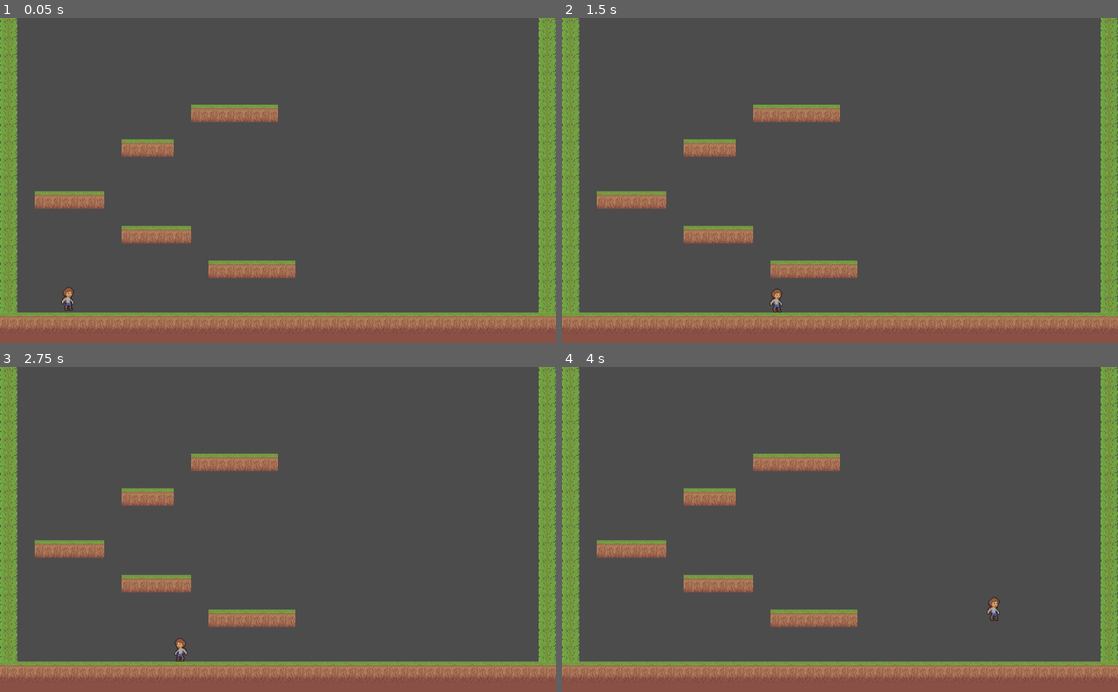
Above: before the commit, frames 1-4 (two rows, left to right).
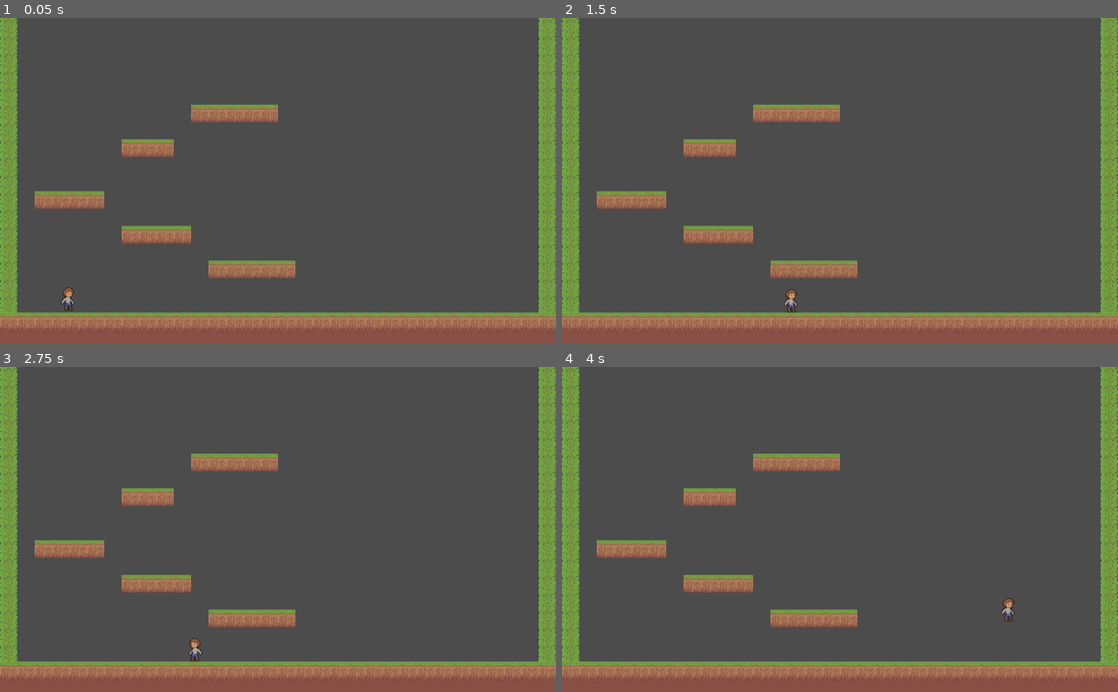
Above: after the commit, the same moments.

Repository: Liioni/godot-character-controller
Game: Godot game, scene res://MainScene.tscn
Two runs of this game, one before a commit and one after it. Both use one fixed random seed, a clock stepped at 60 frames per second and the inputs below.
Inputs:
- Up to frame 1 (0.05 s): no input
- Up to frame 2 (1.5 s): tap Enter at 0.5 s; hold D (move_right) from 0.53 s (still down); tap Space (jump) at 0.77 s
- Up to frame 3 (2.75 s): tap Space (jump) at 1.52 s; release D (move_right) at 2.03 s; hold A (move_left) from 2.03 s (still down)
- Up to frame 4 (4 s): release A (move_left) at 2.78 s; hold D (move_right) from 2.78 s (still down); tap Space (jump) at 3.02, 3.77 s

The runs differ from the first frame. In frame 1, less than 0.1% of the frame differs, in the area x 11-14%, y 83-90%; in frame 2, 0.2%; in frame 3, 0.2%; in frame 4, 0.2%, in the area x 76-82%, y 70-79%.

Commit message:
Changed some values to make the jump feel better

Diff:
--- a/MainScene.tscn
+++ b/MainScene.tscn
@@ -3,16 +3,16 @@
 [ext_resource path="res://scenes/Player.tscn" type="PackedScene" id=1]
 [ext_resource path="res://art/forest_tilemap.png" type="Texture" id=2]
 
+[sub_resource type="ConvexPolygonShape2D" id=1]
+points = PoolVector2Array( 0, 0, 32, 0, 32, 32, 0, 32 )
+
+[sub_resource type="ConvexPolygonShape2D" id=2]
+points = PoolVector2Array( 0, 0, 32, 0, 32, 32, 0, 32 )
+
 [sub_resource type="ConvexPolygonShape2D" id=3]
 points = PoolVector2Array( 0, 0, 32, 0, 32, 32, 0, 32 )
 
-[sub_resource type="ConvexPolygonShape2D" id=4]
-points = PoolVector2Array( 0, 0, 32, 0, 32, 32, 0, 32 )
-
-[sub_resource type="ConvexPolygonShape2D" id=5]
-points = PoolVector2Array( 0, 0, 32, 0, 32, 32, 0, 32 )
-
-[sub_resource type="TileSet" id=2]
+[sub_resource type="TileSet" id=4]
 0/name = "forest_tilemap.png 0"
 0/texture = ExtResource( 2 )
 0/tex_offset = Vector2( 0, 0 )
--- a/scenes/Player.gd
+++ b/scenes/Player.gd
@@ -23,10 +23,10 @@
 	vel = move_and_slide(vel, Vector2.UP)
 
 	# gravity
-	if(vel.y < 0):
+	if(vel.y > 0):
 		vel.y += gravity * fallMultiplier * delta
 	else:
-		vel.y += gravity * delta
+		vel.y += gravity * fallMultiplier * delta
 
 	# jump input
 	if Input.is_action_just_pressed("jump") and is_on_floor():
Not shown: 3 places in MainScene.tscn that only renumber resources
